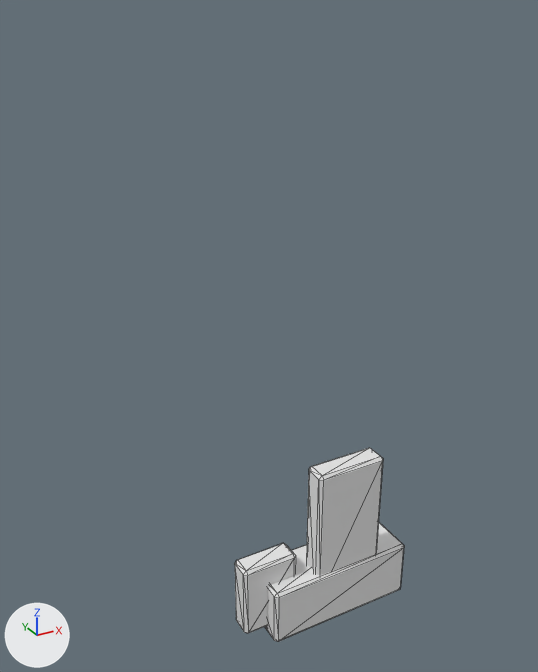
The glTF model assets/source/buildings/directorate/sources/logistics/logistics_hub/kit/critical_dock.gltf: old version first, new version second.
One viewpoint serves both versions: a 50 mm camera at (-0.421, -1.029, 0.233) aimed at (-0.043, -0.342, -0.11). The lights are fixed; the arrows at lower left show +X, +Y and +Z. The picture after the commit comes second. Mesh edges are drawn as thin lines. Vertices at exactly the same position are counted once.

Objects in the first picture: 'critical_dock'.
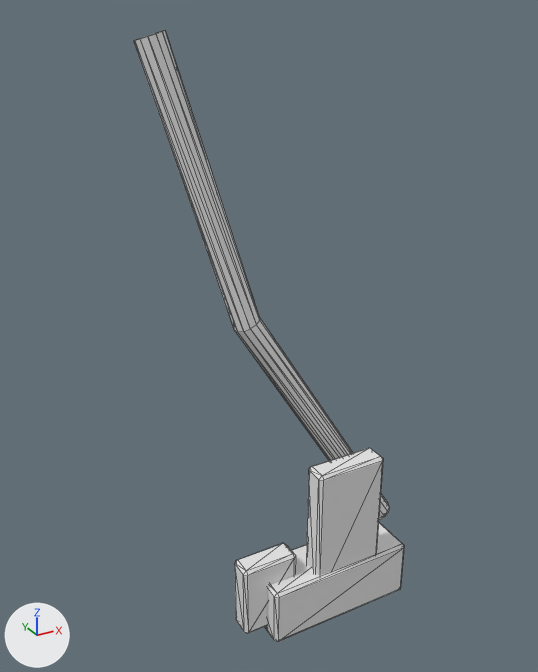
Where the change shows, as pixel boxes [x1, y1, x2, y2] in the pictures (538 x 672 px):
'critical_dock', reshaped (59% wider, 214% taller)
    before: [235, 448, 404, 642]
    after: [134, 30, 404, 642]
part 1 of me_critical_dock, added
    after: [134, 30, 389, 520]

The edits, one by one:
me_critical_dock is used by ob_critical_dock; location (0.0, 0.0, 0.0).
me_critical_dock had 72 vertices, 132 faces and spanned x -0.12..0.1, y -0.445..-0.38, z -0.465..-0.25.
me_critical_dock now has 108 vertices, 200 faces and spans x -0.165..0.134, y -0.445..-0.284, z -0.465..0.215.
me_critical_dock part 1: a new loose piece of 36 vertices spanning x -0.165..0.134, y -0.376..-0.284, z -0.408..0.215.
